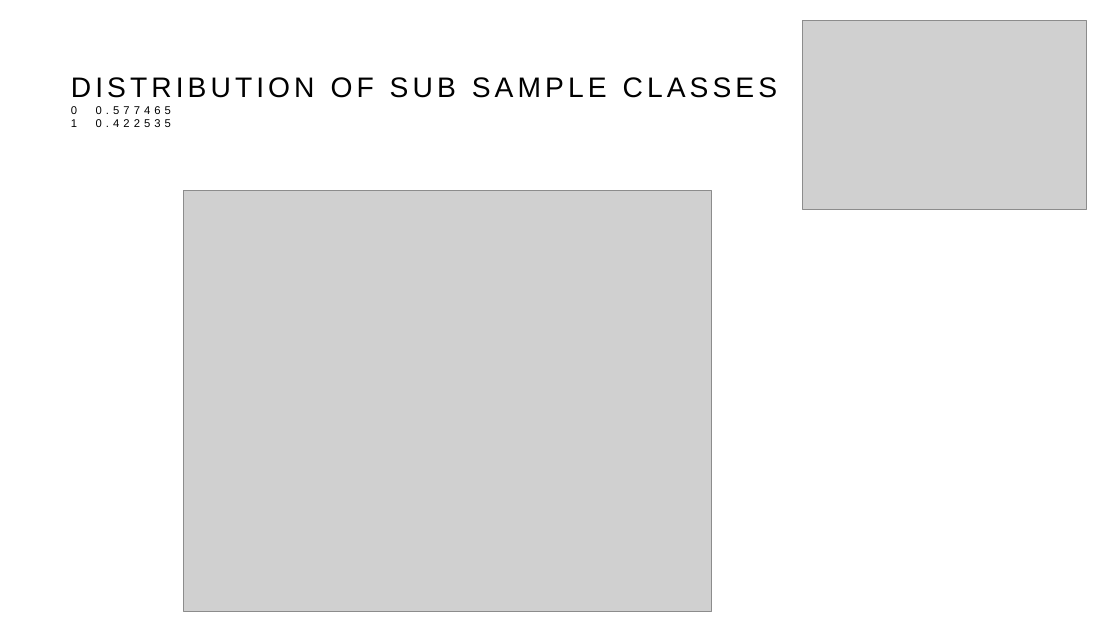
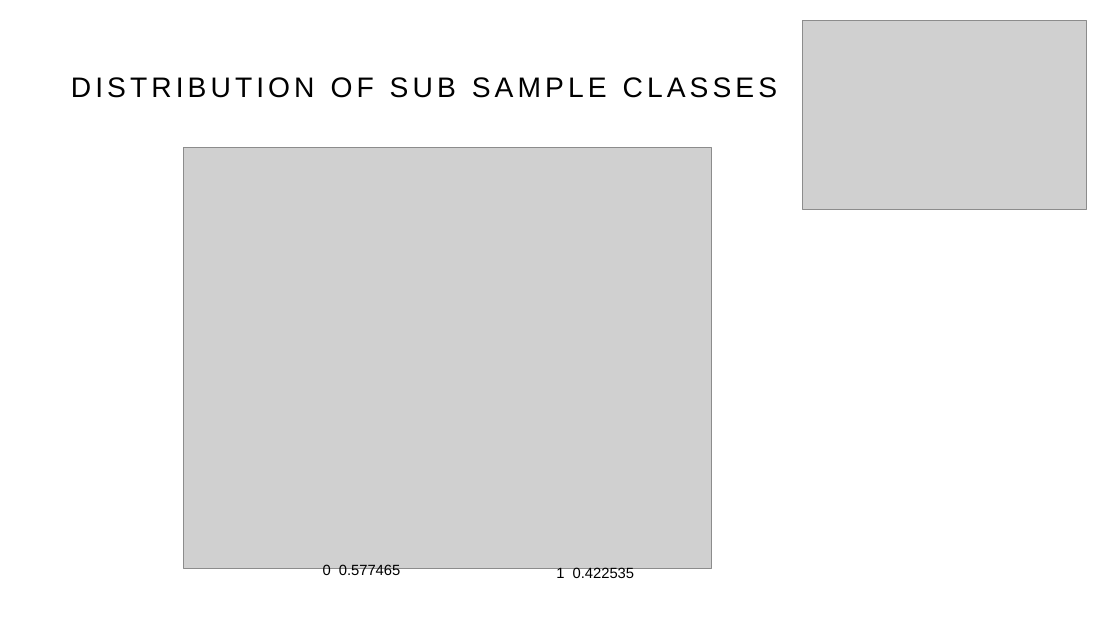
Before and after one commit to ifonseca69/project_2, a slide deck: slide 4 of Simmons/slide deck2.odp. Drawn at 1120x630 pixels with LibreOffice and Linux fonts; fonts in the diff are those of the drawing; grey boxes stand for pictures. Boxes give left, top, right and bottom in pixels: in the first picture for what was removed or moved away, otherwise in the second. Text is boxed around its words. In the diff, an @@ line names an element or a change of style, - is before the commit and + after.

```diff
--- a/Simmons/slide deck2.odp
+++ b/Simmons/slide deck2.odp
@@ text at (71,106,171,127): paragraphs removed @@
-0 0.577465
-1 0.422535
@@ picture: place and size @@
-picture at (184,190,711,611)
+picture at (184,148,711,569)
@@ text added at (323,564,400,579), 10.5 pt, text #000000 @@
+0 0.577465
@@ text added at (556,566,634,578), 10.5 pt, text #000000 @@
+1 0.422535
```
Also in this commit, not shown: 7 other slides changed, 2 other files.
